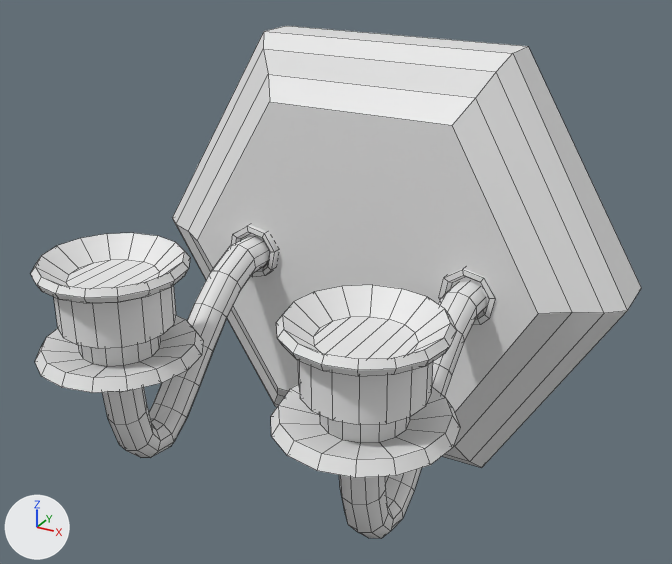
A saved change to the FBX model Dish-Dwellers-TCC/Assets/Models/Saulo/CandleWallMount.fbx.
The view is the same before and after, from a camera (50 mm lens) standing at (0.373, -0.914, 1.975) and looking at (0.073, -0.368, 1.702). Arrows for +X, +Y and +Z are at lower left; the lights stay in place. Mesh edges are drawn as thin lines. Where no turn or scale is listed for an object, it has been applied to the vertices.

The first picture shows 'CandleWallMount'.
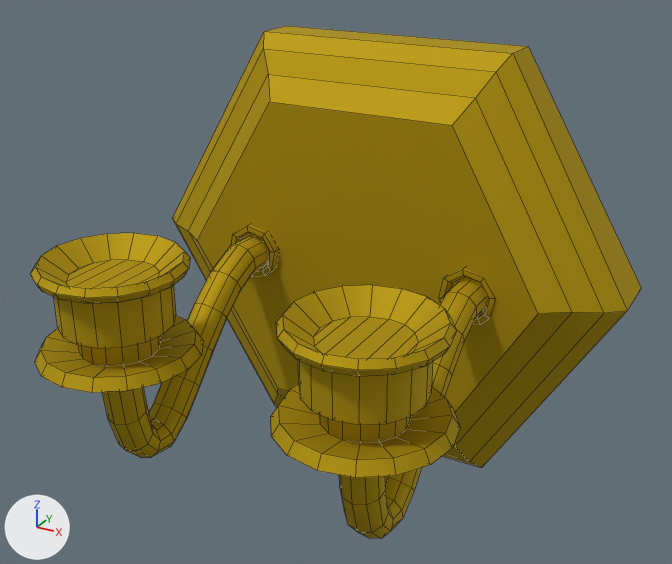
Where the change shows, as pixel boxes [x1, y1, x2, y2] in the pictures (672 x 564 px):
'CandleWallMount', recoloured (grey to yellow): [31, 26, 641, 538] in both

The edits, one by one:
Picture 'GoldTexture.png' (img_goldtexture_png) is new.
Material 'Gold' (mat_gold) is new.
Its texture is img_goldtexture_png (with its transparency).
Its metallic is 0.818.
Its roughness is 0.773.
me_candlewallmount has 714 vertices, 655 faces and spans x -0.206..0.206, y -0.263..0.045, z -0.17..0.178.
me_candlewallmount now uses material mat_gold (picture img_goldtexture_png).
